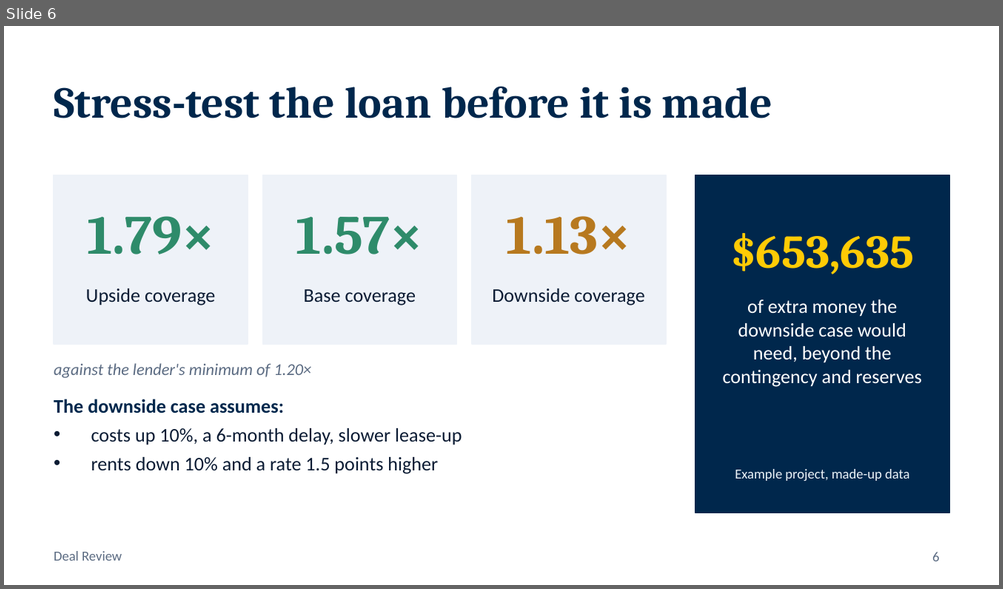
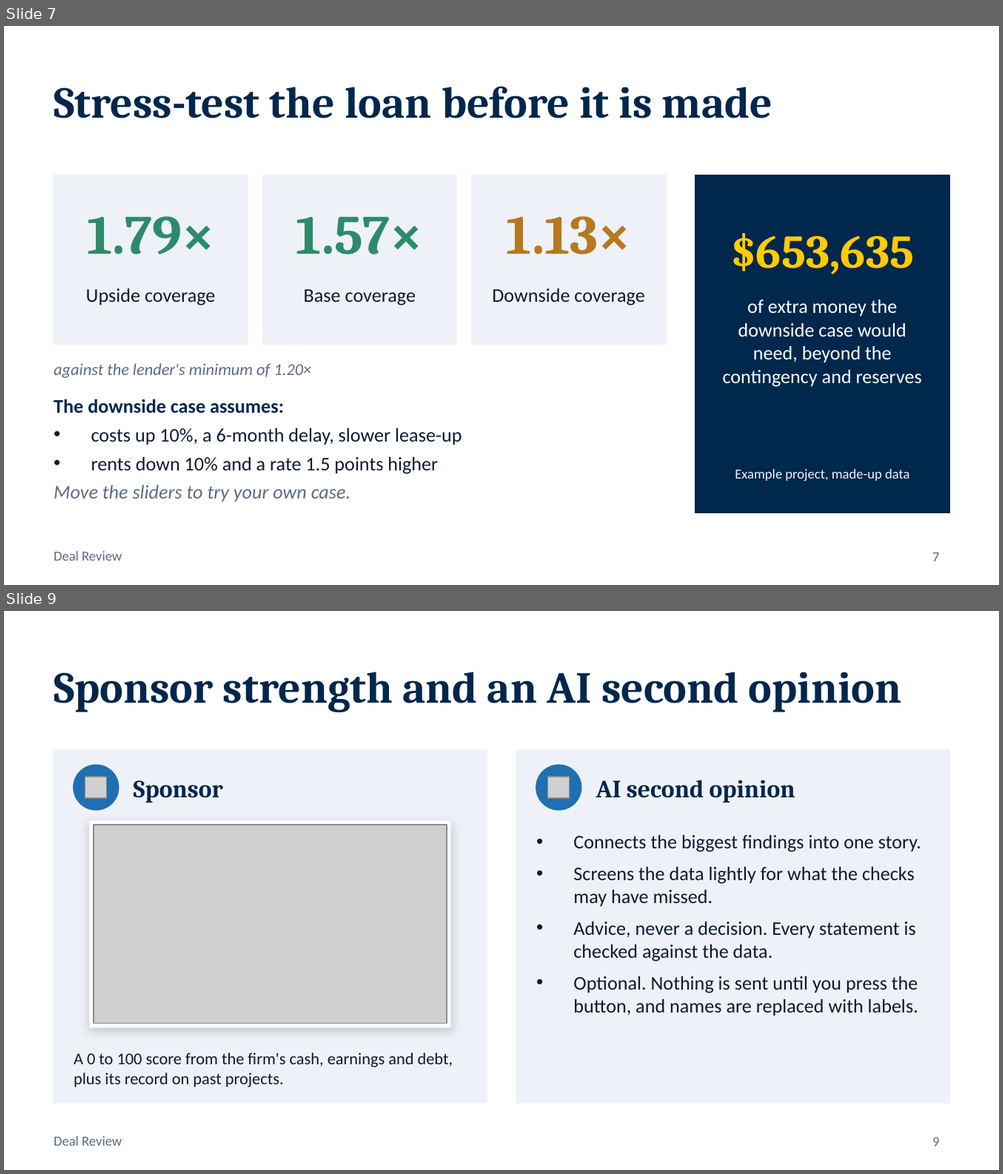
Before and after one commit to Ross-Business-Tech/Urge-Project-2, a slide deck: docs/Deal-Review-Presentation.pptx. Shown one above the other, each under a label of ours: slide 6 before the commit, slides 7 and 9 after it; the slides between them are not shown. The pictures are 1003x589 and 1003x1174 pixels, drawn with LibreOffice and Linux fonts; fonts in the diff are those of the drawing; grey boxes stand for pictures. Boxes give left, top, right and bottom in pixels: in the first picture for what was removed or moved away, otherwise in the second. Text is boxed around its words. In the diff, an @@ line names an element or a change of style, - is before the commit and + after.

```diff
--- a/docs/Deal-Review-Presentation.pptx
+++ b/docs/Deal-Review-Presentation.pptx
@@ slide 9 added at <box>4,611,999,1170</box>, background #FFFFFF; not listed: 1 template element that a slide beside it also shows @@
@@ title added at <box>54,672,902,712</box>, 32 pt, text #00274C, bold @@
+Sponsor strength and an AI second opinion
@@ rectangle added at <box>54,750,486,1103</box>, fill #EEF2F8, outline #EEF2F8 1 pt @@
@@ ellipse added at <box>74,765,119,810</box>, fill #1F6FB2, outline #1F6FB2 1 pt @@
@@ rectangle added at <box>516,750,949,1103</box>, fill #EEF2F8, outline #EEF2F8 1 pt @@
@@ ellipse added at <box>536,765,581,810</box>, fill #1F6FB2, outline #1F6FB2 1 pt @@
@@ picture added at <box>85,777,108,799</box> @@
@@ text added at <box>134,780,223,803</box>, 18 pt, text #00274C, bold @@
+Sponsor
@@ picture added at <box>548,777,570,799</box> @@
@@ text added at <box>596,780,795,803</box>, 18 pt, text #00274C, bold @@
+AI second opinion
@@ rectangle added at <box>90,821,450,1028</box>, fill #FFFFFF, outline #EEF2F8 1 pt @@
@@ picture added at <box>94,825,447,1024</box> @@
@@ text added at <box>573,835,921,1017</box>, 14 pt, text #0B1B33 @@
+• Connects the biggest findings into one story.
+• Screens the data lightly for what the checks may have missed.
+• Advice, never a decision. Every statement is checked against the data.
+• Optional. Nothing is sent until you press the button, and names are replaced with labels.
@@ text added at <box>74,1053,453,1088</box>, 12 pt, text #0B1B33 @@
+A 0 to 100 score from the firm's cash, earnings and debt, plus its record on past projects.
@@ page number added at <box>932,1138,939,1147</box>, 10 pt, text #5B6B82 @@
+9
@@ what was slide 6 is now slide 7 @@
@@ slide 7 changed as well @@
@@ text at <box>54,486,350,502</box>: paragraph added @@
+Move the sliders to try your own case.
@@ page number at <box>932,553,939,562</box>: text changed @@
-6
+7
```
Also in this commit, not shown: 2 other slides changed, 4 other slides added, 5 slides removed, 1 other file.
